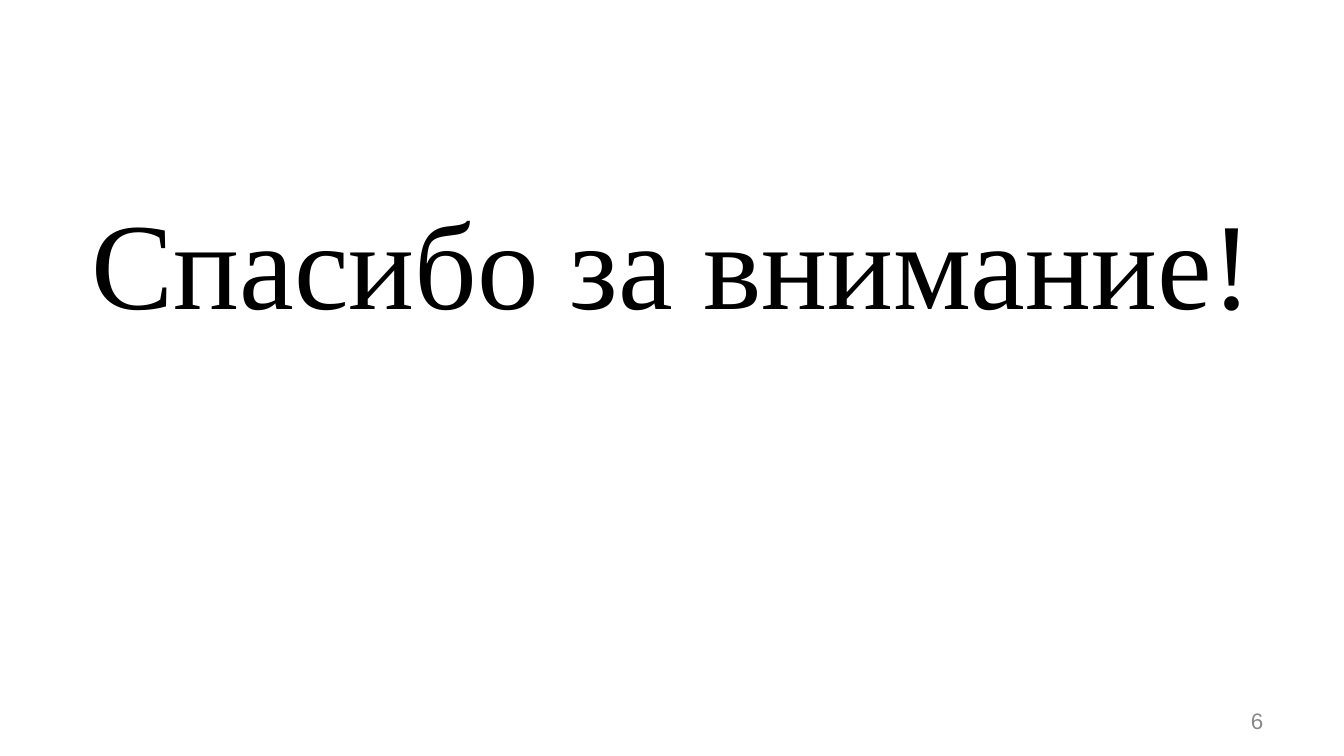
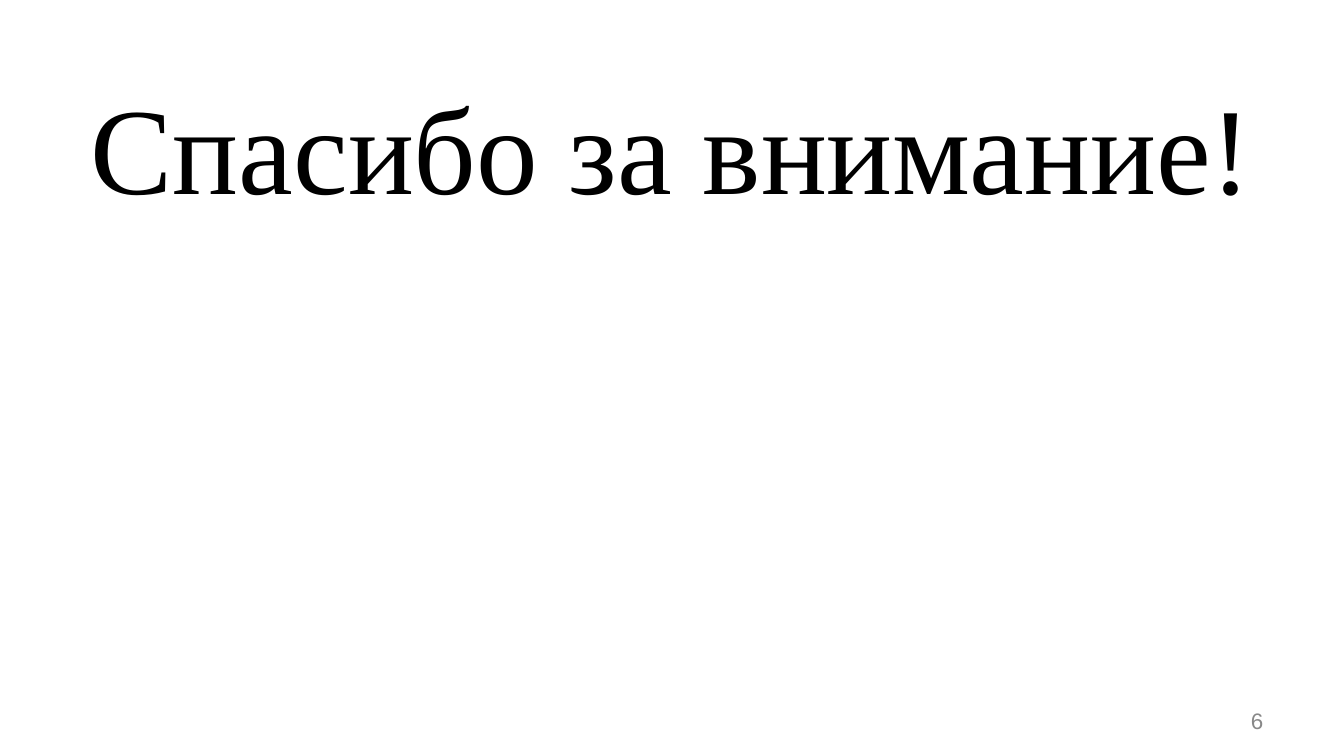
Before and after one commit to Oppelganger/.github, a slide deck: slide 6 of Имитация видео генеративными моделями.pptx. Drawn at 1344x756 pixels with LibreOffice and Linux fonts; fonts in the diff are those of the drawing. Boxes give left, top, right and bottom in pixels: in the first picture for what was removed or moved away, otherwise in the second. Text is boxed around its words. In the diff, an @@ line names an element or a change of style, - is before the commit and + after.

```diff
--- a/Имитация видео генеративными моделями.pptx
+++ b/Имитация видео генеративными моделями.pptx
@@ text "Спасибо за внимание!": place and size @@
-text "Спасибо за внимание!" at box(92, 220, 1253, 311)
+text "Спасибо за внимание!" at box(91, 105, 1252, 196)
```
Also in this commit, not shown: 2 other slides changed, 3 slides added, 3 slides removed, 10 other files.
